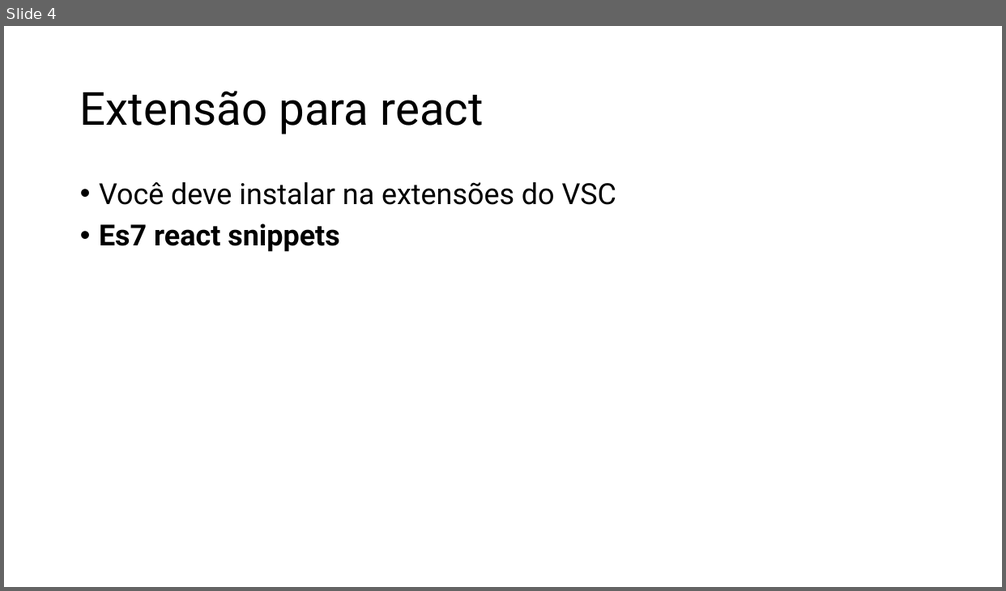
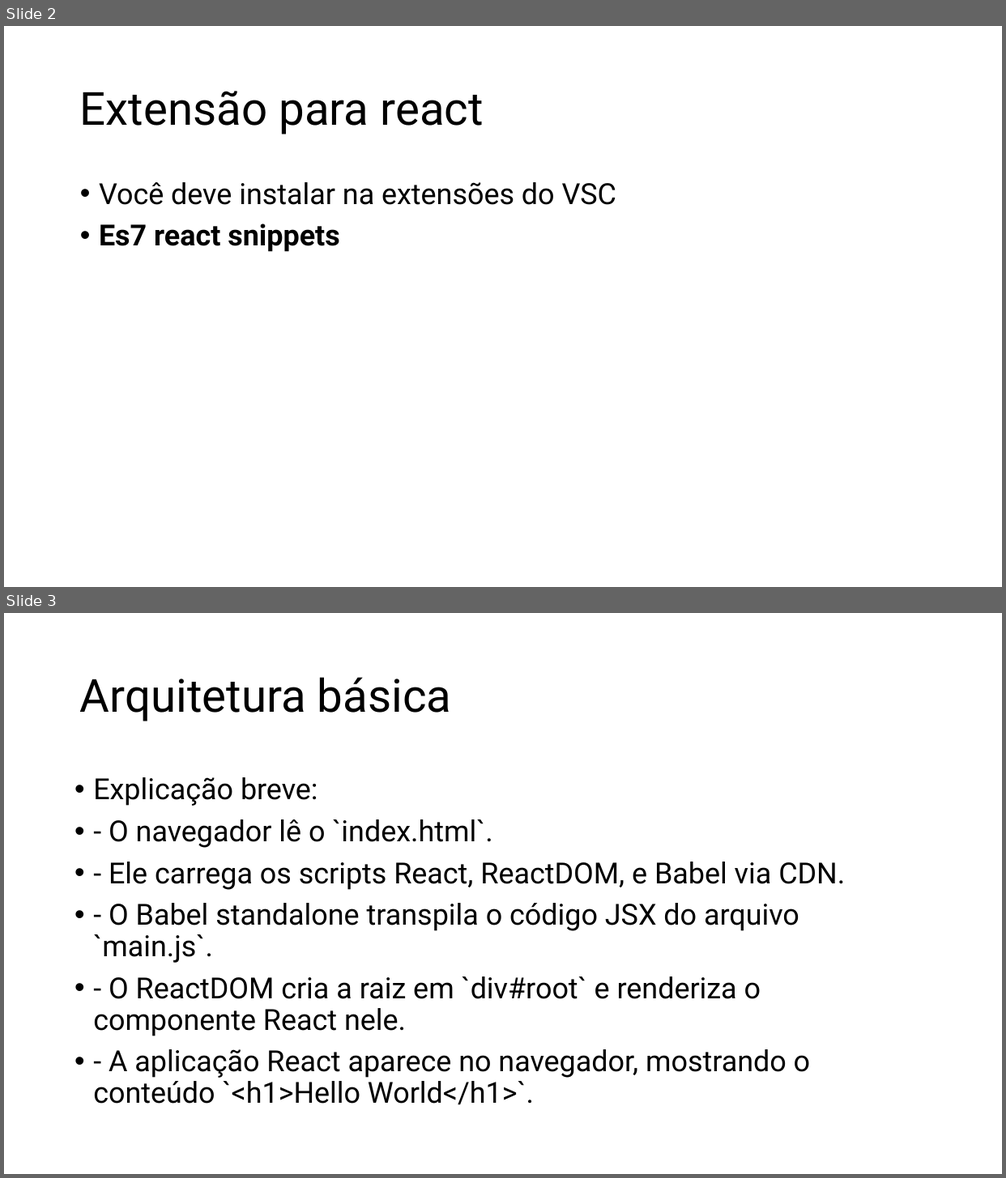
Before and after one commit to RogerSobral/h_codar_react, a slide deck: React.pptx. Shown one above the other, each under a label of ours: slide 4 before the commit, slides 2 and 3 after it. The pictures are 1006x591 and 1006x1178 pixels, drawn with LibreOffice and Linux fonts; fonts in the diff are those of the drawing. Boxes give left, top, right and bottom in pixels: in the first picture for what was removed or moved away, otherwise in the second. Text is boxed around its words. In the diff, an @@ line names an element or a change of style, - is before the commit and + after.

Commit message:
revisão react
Continuação dos estudos de react

```diff
--- a/React.pptx
+++ b/React.pptx
@@ slide 3 added at [4, 613, 1002, 1174], background #FFFFFF @@
@@ title added at [80, 677, 451, 722], 44 pt, text #000000 @@
+Arquitetura básica
@@ text added at [93, 777, 845, 1105], 28 pt, text #000000 @@
+• Explicação breve:
+• - O navegador lê o `index.html`.
+• - Ele carrega os scripts React, ReactDOM, e Babel via CDN.
+• - O Babel standalone transpila o código JSX do arquivo `main.js`.
+• - O ReactDOM cria a raiz em `div#root` e renderiza o componente React nele.
+• - A aplicação React aparece no navegador, mostrando o conteúdo `<h1>Hello World</h1>`.
@@ what was slide 4 is now slide 2 @@
```
Also in this commit, not shown: 3 slides changed, 15 other slides added, 46 other files.
